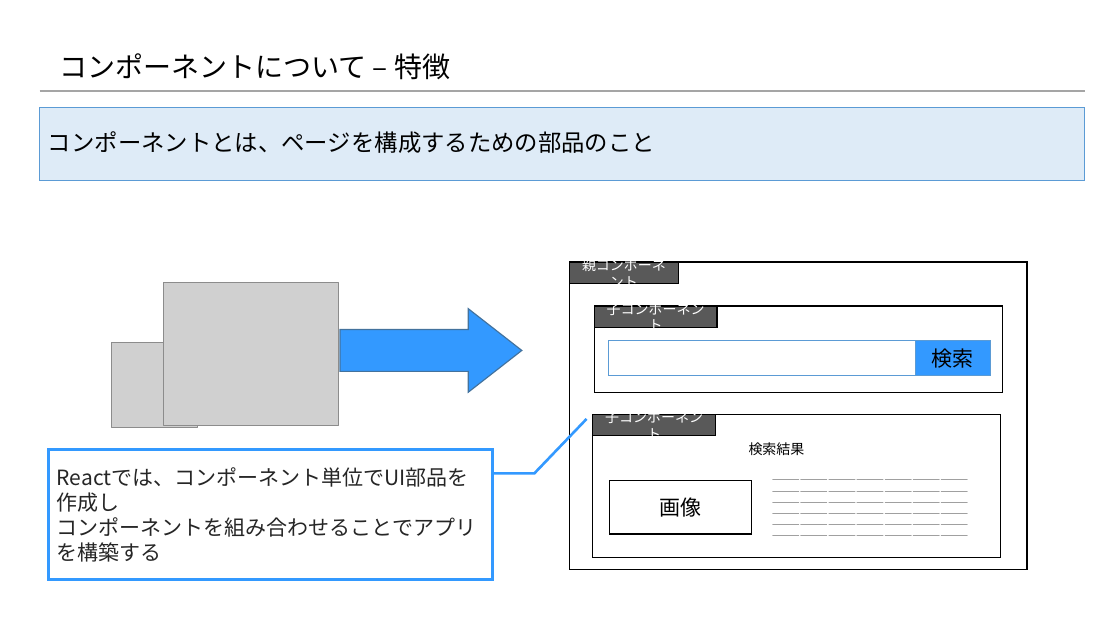
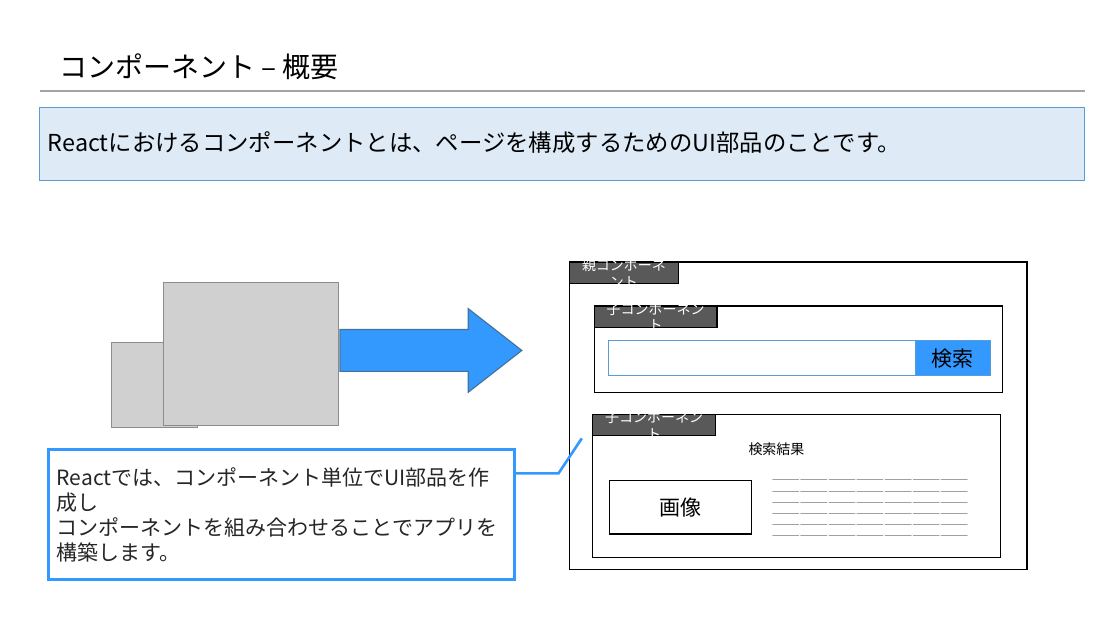
Before and after one commit to 2018SYSTEMI34/diary, a slide deck: slide 1 of doc/02_SlideShare/01.ネタ/２_Reactの基礎/2-2_Reactの基礎知識 ～コンポーネント編～.pptx. Drawn at 1120x630 pixels with LibreOffice and Linux fonts; fonts in the diff are those of the drawing; grey boxes stand for pictures; background and template pictures are left out. Boxes give left, top, right and bottom in pixels: in the first picture for what was removed or moved away, otherwise in the second. Text is boxed around its words. In the diff, an @@ line names an element or a change of style, - is before the commit and + after.

```diff
--- a/doc/02_SlideShare/01.ネタ/２_Reactの基礎/2-2_Reactの基礎知識 ～コンポーネント編～.pptx
+++ b/doc/02_SlideShare/01.ネタ/２_Reactの基礎/2-2_Reactの基礎知識 ～コンポーネント編～.pptx
@@ title at (x1=59, y1=53, x2=339, y2=80): text changed @@
-コンポーネントについて – 特徴
+コンポーネント – 概要
@@ text in rectangle at (x1=48, y1=131, x2=900, y2=153): text changed @@
-コンポーネントとは、ページを構成するための部品のこと
+Reactにおけるコンポーネントとは、ページを構成するためのUI部品のことです。
@@ border callout "Reactでは、コンポーネント単位でUI部品を作成し" resized from (x1=49, y1=450, x2=492, y2=579) to (x1=49, y1=450, x2=515, y2=579) @@
@@ border callout "Reactでは、コンポーネント単位でUI部品を作成し" at (x1=49, y1=450, x2=515, y2=579): proportions changed @@
@@ text in border callout at (x1=57, y1=517, x2=497, y2=562): text changed @@
-コンポーネントを組み合わせることでアプリを構築する
+コンポーネントを組み合わせることでアプリを構築します。
```
Also in this commit, not shown: 7 other slides changed, 2 other files.
